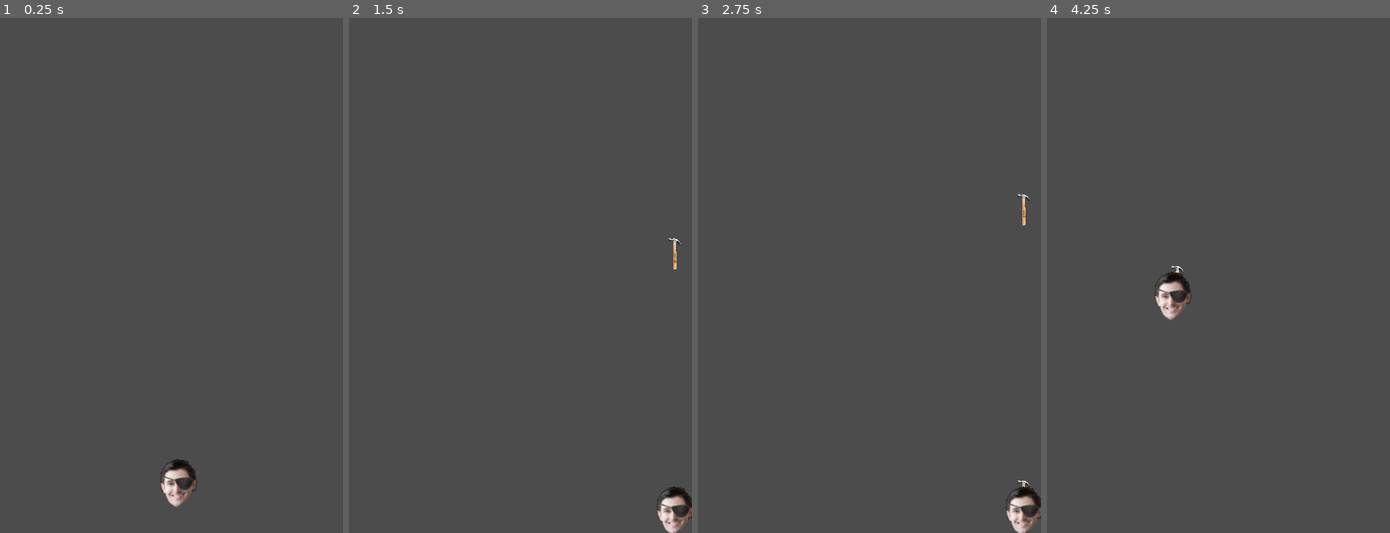
Above: before the commit, frames 1-4 (left to right).
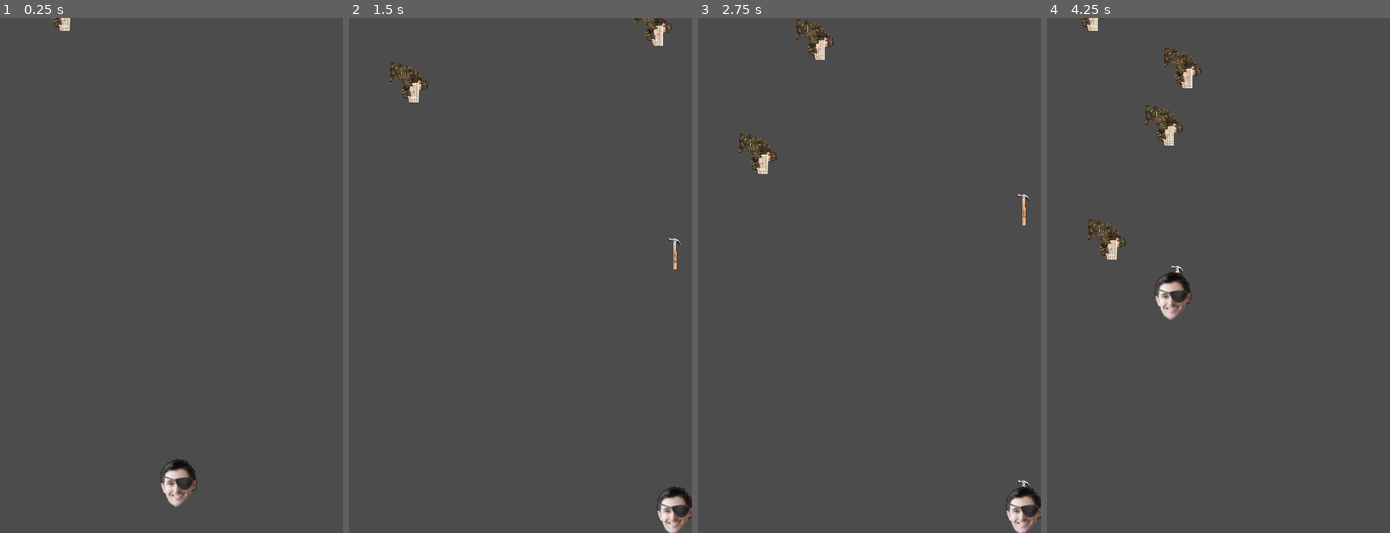
Above: after the commit, the same moments.

Repository: TheMinesAreShakin/AT-HOK
Game: Godot game, scene res://src/levels/Level01.tscn
Two runs of this game, one before a commit and one after it. Both use one fixed random seed, a clock stepped at 60 frames per second and the inputs below.
Inputs:
- Up to frame 1 (0.25 s): no input
- Up to frame 2 (1.5 s): hold D (MoveRight) 0.53-1.28 s; hold Space (Shoot) 0.53-1.28 s; hold S (MoveDown) from 1.28 s (still down); tap Space (Shoot) at 1.35 s
- Up to frame 3 (2.75 s): release S (MoveDown) at 2.03 s; hold D (MoveRight) from 2.03 s (still down); hold Space (Shoot) from 2.03 s (still down)
- Up to frame 4 (4.25 s): release D (MoveRight) at 2.78 s; release Space (Shoot) at 2.78 s; hold W (MoveUp) 2.78-3.53 s; tap Space (Shoot) at 2.85 s; hold A (MoveLeft) from 3.53 s (still down); hold Space (Shoot) from 3.53 s (still down)

The runs differ from the first frame. In frame 1, 0.1% of the frame differs, in the area x 15-22%, y 0-3%; in frame 2, 0.7%; in frame 3, 0.9%; in frame 4, 1.4%, in the area x 9-46%, y 0-47%.

Commit message:
enemy spawner created

Diff:
--- /dev/null
+++ b/src/entities/Enemy.tscn
@@ -0,0 +1,36 @@
+[gd_scene load_steps=5 format=2]
+
+[ext_resource path="res://assets/keyboard warrior.png" type="Texture" id=1]
+[ext_resource path="res://src/entities/enemy.gd" type="Script" id=2]
+
+[sub_resource type="RectangleShape2D" id=1]
+extents = Vector2( 32.5, 26 )
+
+[sub_resource type="RectangleShape2D" id=2]
+extents = Vector2( 33.5, 27 )
+
+[node name="Enemy" type="KinematicBody2D"]
+collision_layer = 4
+collision_mask = 3
+script = ExtResource( 2 )
+
+[node name="Sprite" type="Sprite" parent="."]
+rotation = 1.5708
+scale = Vector2( 0.15, 0.15 )
+texture = ExtResource( 1 )
+
+[node name="CollisionShape2D" type="CollisionShape2D" parent="."]
+position = Vector2( 0, -4 )
+shape = SubResource( 1 )
+
+[node name="HitBox" type="Area2D" parent="."]
+collision_layer = 4
+collision_mask = 2
+monitorable = false
+
+[node name="CollisionShape2D" type="CollisionShape2D" parent="HitBox"]
+modulate = Color( 0.0823529, 0.262745, 0.45098, 1 )
+position = Vector2( 0, -4 )
+shape = SubResource( 2 )
+
+[connection signal="body_entered" from="HitBox" to="." method="_on_HitBox_body_entered"]
--- a/src/entities/Player.tscn
+++ b/src/entities/Player.tscn
@@ -7,7 +7,7 @@
 radius = 27.0
 
 [node name="Player" type="KinematicBody2D"]
-collision_mask = 4
+collision_mask = 0
 script = ExtResource( 2 )
 
 [node name="Sprite" type="Sprite" parent="."]
--- /dev/null
+++ b/src/entities/enemy.gd
@@ -0,0 +1,27 @@
+extends KinematicBody2D
+
+
+export var velocity: int = 100
+
+
+func _process(delta: float) -> void:
+	remove_off_screen()
+	move_and_collide(Vector2(
+		0,
+		velocity * delta
+	))
+
+
+func _on_HitBox_body_entered(body: Node) -> void:
+	die(body)
+
+
+func die(body: Node) -> void:
+	body.queue_free()
+	queue_free()
+
+
+func remove_off_screen() -> void:
+	# free when enemy moves off screen
+	if $".".global_position.y > ProjectSettings.get_setting("display/window/size/height") + 35:
+		queue_free()
--- /dev/null
+++ b/src/game_controllers/EnemySpawner.tscn
@@ -0,0 +1,9 @@
+[gd_scene load_steps=2 format=2]
+
+[ext_resource path="res://src/levels/enemy_spawner.gd" type="Script" id=1]
+
+[node name="EnemySpawner" type="Node2D"]
+script = ExtResource( 1 )
+
+[node name="Timer" type="Timer" parent="."]
+one_shot = true
--- a/src/levels/Level01.tscn
+++ b/src/levels/Level01.tscn
@@ -1,6 +1,7 @@
-[gd_scene load_steps=2 format=2]
+[gd_scene load_steps=3 format=2]
 
 [ext_resource path="res://src/entities/Player.tscn" type="PackedScene" id=1]
+[ext_resource path="res://src/game_controllers/EnemySpawner.tscn" type="PackedScene" id=2]
 
 [node name="Level01" type="Node2D"]
 
@@ -8,3 +9,5 @@
 position = Vector2( 312, 812 )
 
 [node name="CanvasLayer" type="CanvasLayer" parent="."]
+
+[node name="EnemySpawner" parent="." instance=ExtResource( 2 )]
--- /dev/null
+++ b/src/levels/enemy_spawner.gd
@@ -0,0 +1,31 @@
+extends Node2D
+
+
+var enemy_scene: PackedScene = preload("res://src/entities/Enemy.tscn")
+
+# setup rng
+var rng: = RandomNumberGenerator.new()
+var spawner_x_limits: Vector2 = Vector2(35, (ProjectSettings.get_setting("display/window/size/width") - 35))
+
+var spawn_delay: float = 1
+
+
+func _ready() -> void:
+	# seed rng
+	rng.randomize()
+
+
+func _process(delta: float) -> void:
+	if $Timer.is_stopped():
+		spawn_enemy()
+		$Timer.start(spawn_delay)
+
+
+func spawn_enemy() -> void:
+	var new_enemy = enemy_scene.instance()
+
+	# chose -35 as y because that will put sprite just off screen
+	var randx = rng.randi_range(spawner_x_limits.x, spawner_x_limits.y)
+	new_enemy.position = Vector2(randx, -36)
+
+	get_parent().add_child(new_enemy)
--- a/src/objects/Hammer.tscn
+++ b/src/objects/Hammer.tscn
@@ -6,17 +6,23 @@
 [sub_resource type="RectangleShape2D" id=1]
 extents = Vector2( 10.8684, 2.57105 )
 
+[sub_resource type="RectangleShape2D" id=2]
+extents = Vector2( 3, 26 )
+
 [node name="Hammer" type="KinematicBody2D"]
 collision_layer = 2
 collision_mask = 4
 script = ExtResource( 2 )
+
+[node name="Sprite" type="Sprite" parent="."]
+rotation = 1.5708
+scale = Vector2( 0.075, 0.075 )
+texture = ExtResource( 1 )
 
 [node name="CollisionShape2D" type="CollisionShape2D" parent="."]
 position = Vector2( 0.150117, -23.3625 )
 rotation = 0.289408
 shape = SubResource( 1 )
 
-[node name="Sprite" type="Sprite" parent="."]
-rotation = 1.5708
-scale = Vector2( 0.075, 0.075 )
-texture = ExtResource( 1 )
+[node name="CollisionShape2D2" type="CollisionShape2D" parent="."]
+shape = SubResource( 2 )
--- a/src/objects/hammer.gd
+++ b/src/objects/hammer.gd
@@ -4,4 +4,14 @@
 
 
 func _process(delta: float) -> void:
-	$".".position.y -= veloctiy * delta
+	remove_off_screen()
+	move_and_collide(Vector2(
+		0,
+		-veloctiy * delta
+	))
+
+
+func remove_off_screen() -> void:
+	# free when hammer moves off screen
+	if $".".global_position.y < -50:
+		queue_free()
Binary file added: assets/keyboard warrior.png
Not shown, added: assets/keyboard warrior.png.import
Not shown, added: credits.txt
Not shown: 1 places in src/objects/Hammer.tscn that only renumber resources
